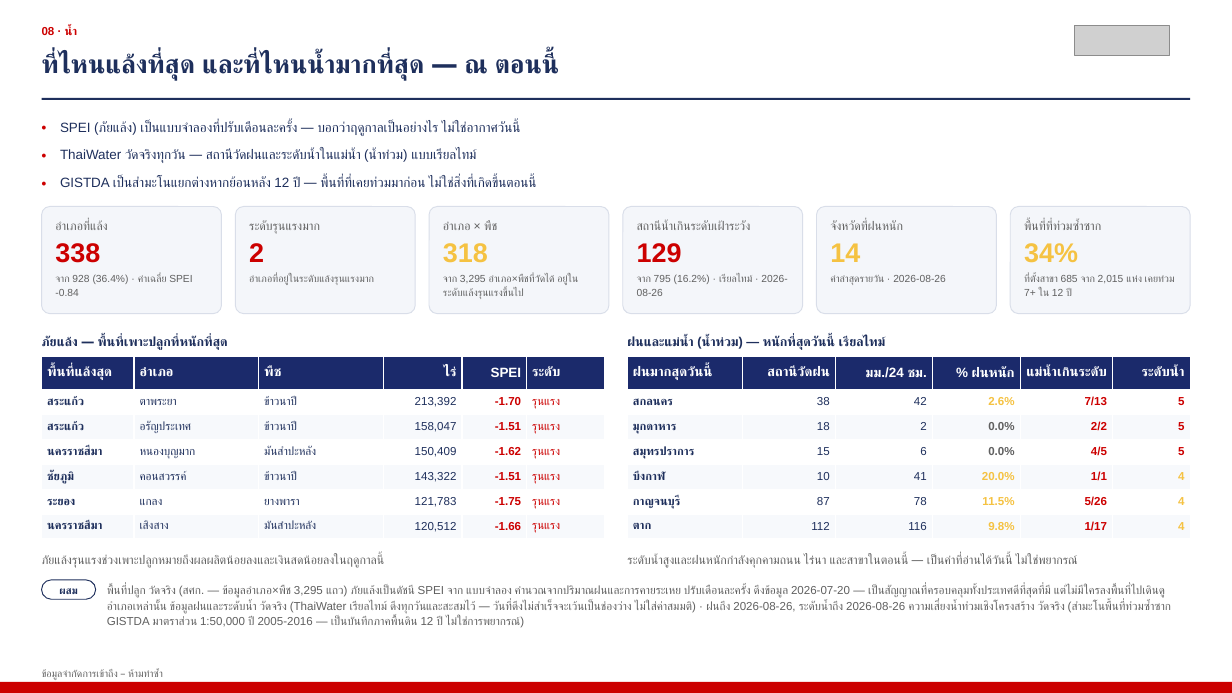
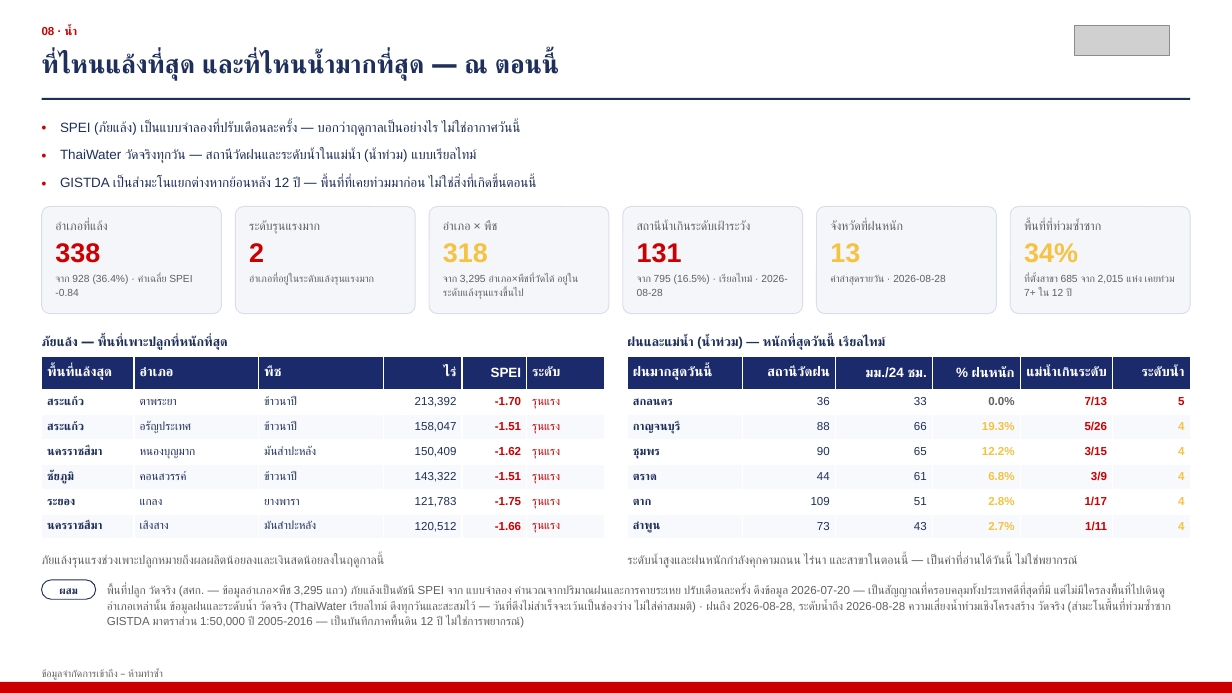
Before and after one commit to kaustavb2101/competitive-intel, a slide deck: slide 10 of docs/decks/mcom-2026-08-05-macro-TH.pptx. Drawn at 1232x693 pixels with LibreOffice and Linux fonts; fonts in the diff are those of the drawing; grey boxes stand for pictures. Boxes give left, top, right and bottom in pixels: in the first picture for what was removed or moved away, otherwise in the second. Text is boxed around its words. In the diff, an @@ line names an element or a change of style, - is before the commit and + after.

```diff
--- a/docs/decks/mcom-2026-08-05-macro-TH.pptx
+++ b/docs/decks/mcom-2026-08-05-macro-TH.pptx
@@ text at [637, 243, 682, 263]: text changed @@
-129
+131
@@ text at [830, 243, 860, 263]: text changed @@
-14
+13
@@ text at [637, 274, 787, 296]: text changed @@
-จาก 795 (16.2%) · เรียลไทม์ · 2026-08-26
+จาก 795 (16.5%) · เรียลไทม์ · 2026-08-28
@@ table at [628, 356, 1190, 539] @@
-row 2: สกลนคร | 38 | 42 | 2.6% | 7/13 | 5
+row 2: สกลนคร | 36 | 33 | 0.0% | 7/13 | 5
-row 3: มุกดาหาร | 18 | 2 | 0.0% | 2/2 | 5
+row 3: กาญจนบุรี | 88 | 66 | 19.3% | 5/26 | 4
-row 4: สมุทรปราการ | 15 | 6 | 0.0% | 4/5 | 5
+row 4: ชุมพร | 90 | 65 | 12.2% | 3/15 | 4
-row 5: บึงกาฬ | 10 | 41 | 20.0% | 1/1 | 4
+row 5: ตราด | 44 | 61 | 6.8% | 3/9 | 4
-row 6: กาญจนบุรี | 87 | 78 | 11.5% | 5/26 | 4
+row 6: ตาก | 109 | 51 | 2.8% | 1/17 | 4
-row 7: ตาก | 112 | 116 | 9.8% | 1/17 | 4
+row 7: ลำพูน | 73 | 43 | 2.7% | 1/11 | 4
@@ text at [107, 585, 1171, 627]: text changed @@
-พื้นที่ปลูก วัดจริง (สศก. — ข้อมูลอำเภอ×พืช 3,295 แถว) ภัยแล้งเป็นดัชนี SPEI จาก แบบจำลอง คำนวณจากปริมาณฝนและการคายระเหย ปรับเดือนละครั้ง ดึงข้อมูล 2026-07-20 — เป็นสัญญาณที่ครอบคลุมทั้งประเทศดีที่สุดที่มี แต่ไม่มีใครลงพื้นที่ไปเดินดูอำเภอเหล่านั้น ข้อมูลฝนและระดับน้ำ วัดจริง (ThaiWater เรียลไทม์ ดึงทุกวันและสะสมไว้ — วันที่ดึงไม่สำเร็จจะเว้นเป็นช่องว่าง ไม่ใส่ค่าสมมติ) · ฝนถึง 2026-08-26, ระดับน้ำถึง 2026-08-26 ความเสี่ยงน้ำท่วมเชิงโครงสร้าง วัดจริง (สำมะโนพื้นที่ท่วมซ้ำซาก GISTDA มาตราส่วน 1:50,000 ปี 2005-2016 — เป็นบันทึกภาคพื้นดิน 12 ปี ไม่ใช่การพยากรณ์)
+พื้นที่ปลูก วัดจริง (สศก. — ข้อมูลอำเภอ×พืช 3,295 แถว) ภัยแล้งเป็นดัชนี SPEI จาก แบบจำลอง คำนวณจากปริมาณฝนและการคายระเหย ปรับเดือนละครั้ง ดึงข้อมูล 2026-07-20 — เป็นสัญญาณที่ครอบคลุมทั้งประเทศดีที่สุดที่มี แต่ไม่มีใครลงพื้นที่ไปเดินดูอำเภอเหล่านั้น ข้อมูลฝนและระดับน้ำ วัดจริง (ThaiWater เรียลไทม์ ดึงทุกวันและสะสมไว้ — วันที่ดึงไม่สำเร็จจะเว้นเป็นช่องว่าง ไม่ใส่ค่าสมมติ) · ฝนถึง 2026-08-28, ระดับน้ำถึง 2026-08-28 ความเสี่ยงน้ำท่วมเชิงโครงสร้าง วัดจริง (สำมะโนพื้นที่ท่วมซ้ำซาก GISTDA มาตราส่วน 1:50,000 ปี 2005-2016 — เป็นบันทึกภาคพื้นดิน 12 ปี ไม่ใช่การพยากรณ์)
```
Also in this commit, not shown: 2 other slides changed, 1 other file.
